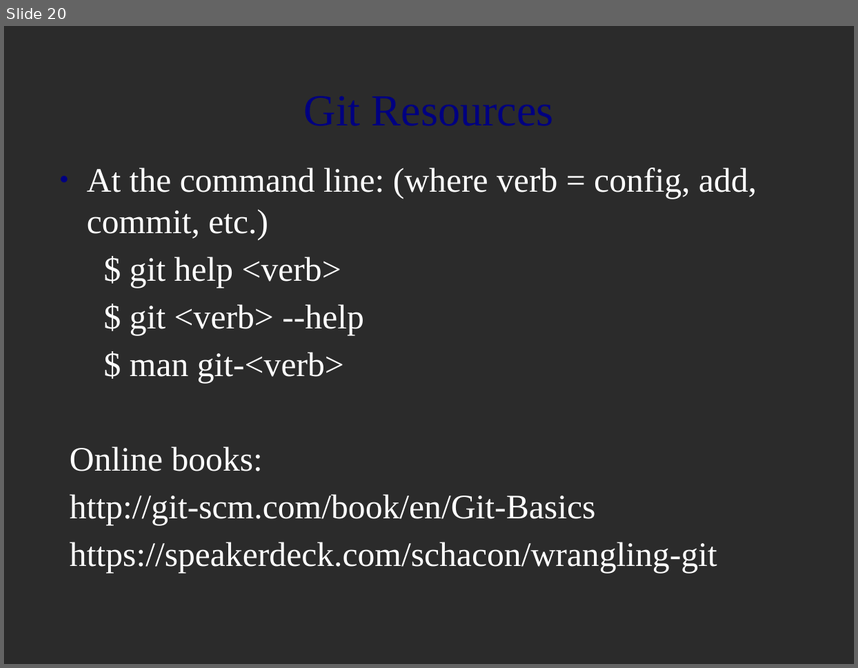
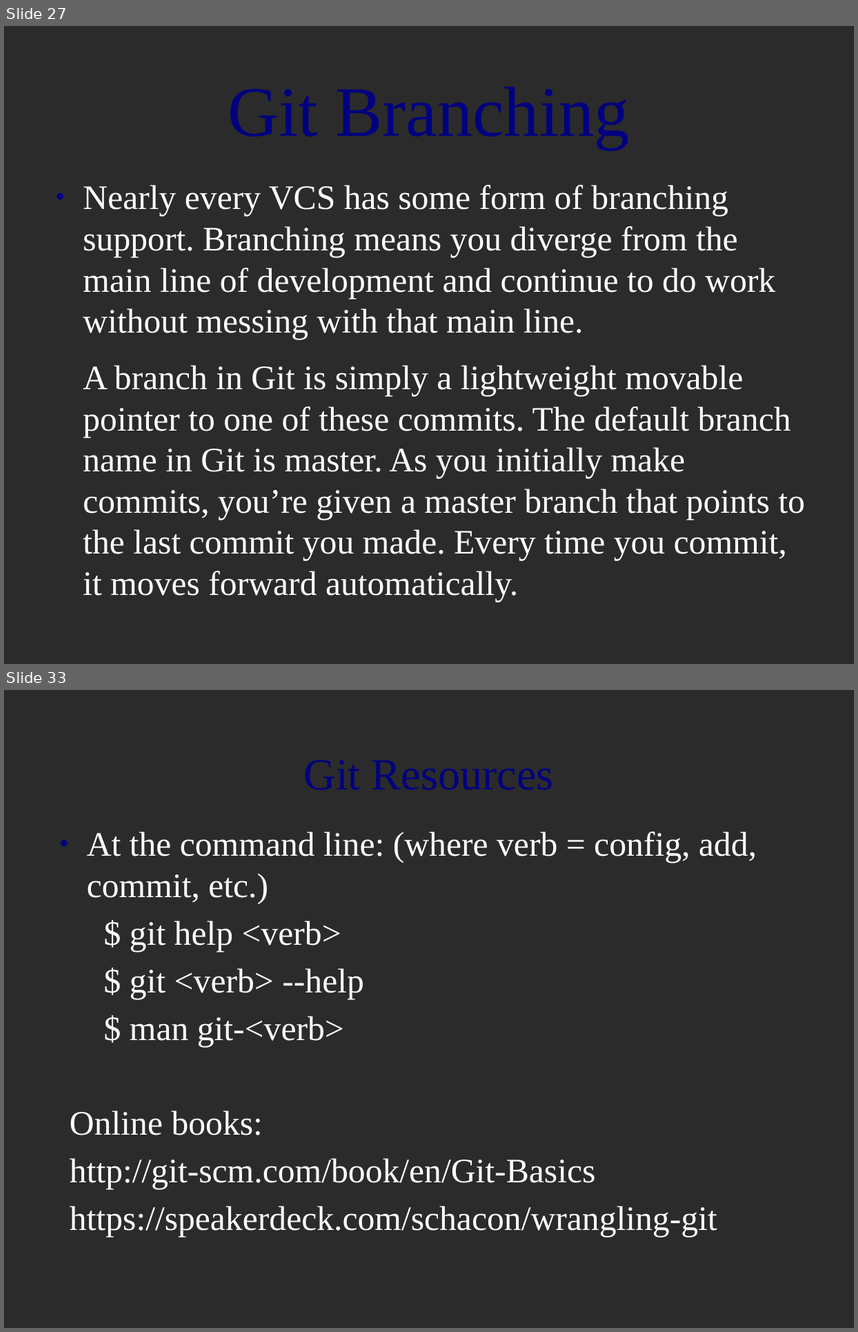
Before and after one commit to MariamP/myRepo, a slide deck: git_intro.odp. Shown one above the other, each under a label of ours: slide 20 before the commit, slides 27 and 33 after it; the slides between them are not shown. The pictures are 858x668 and 858x1332 pixels, drawn with LibreOffice and Linux fonts; fonts in the diff are those of the drawing; background and template pictures are left out; a plain dark background stands for a picture behind light text. Boxes give left, top, right and bottom in pixels: in the first picture for what was removed or moved away, otherwise in the second. Text is boxed around its words. In the diff, an @@ line names an element or a change of style, - is before the commit and + after.

Commit message:
- Added information about tagging and branching in Git.

```diff
--- a/git_intro.odp
+++ b/git_intro.odp
@@ slide 27 added at <box>4,26,854,664</box>, background picture (left out) @@
@@ text added at <box>83,185,805,601</box>, 32 pt, text #FFFFFF @@
+● Nearly every VCS has some form of branching support. Branching means you diverge from the main line of development and continue to do work without messing with that main line.
+A branch in Git is simply a lightweight movable pointer to one of these commits. The default branch name in Git is master. As you initially make commits, you’re given a master branch that points to the last commit you made. Every time you commit, it moves forward automatically.
@@ title added at <box>251,366,294,390</box>, 66 pt, text #000080 @@
+Git Branching
@@ what was slide 20 is now slide 33 @@
```
Also in this commit, not shown: 12 other slides added.
